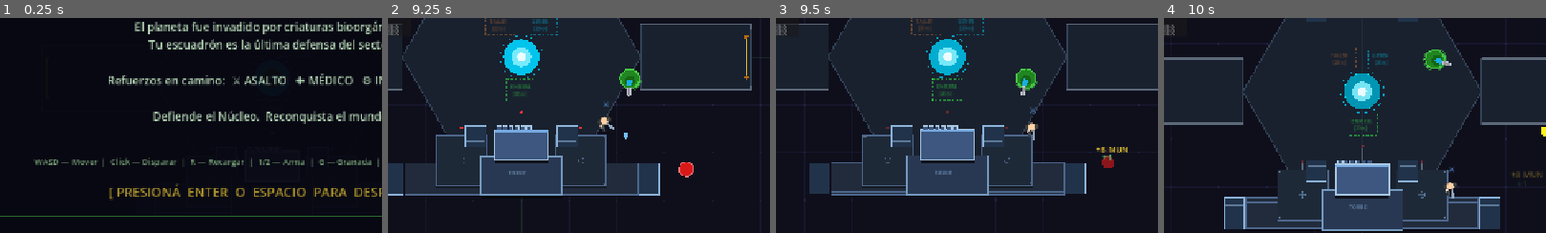
Above: before the commit, frames 1-4 (left to right).
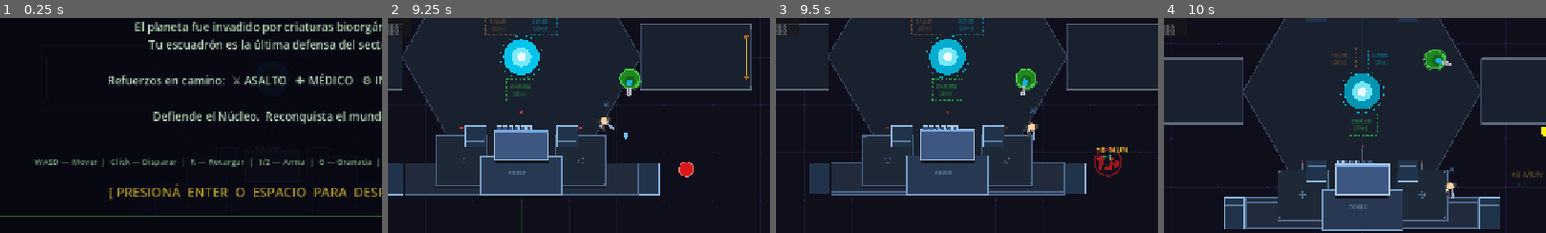
Above: after the commit, the same moments.

Repository: enriquecordero/last-colony
Game: Godot game, scene res://scenes/main.tscn
Same seed, same stepped clock (60 frames per second), same inputs: the game is played once before the commit and once after it. This scene is started directly instead of the project's main scene.
Inputs (mouse positions are % of the whole screen's width and height, from its top left):
- Up to frame 1 (0.25 s): no input
- Up to frame 2 (9.25 s): tap Enter at 0.5, 1.35 s; move the mouse to (72, 45) at 0.52 s; hold Right (ui_right) 0.53-1.28 s; tap R at 0.6 s; click (72, 45) at 0.67 s; tap Space at 0.77, 1.52, 3.02, 3.77, 4.52, 6.02, 6.77, 7.52, 9.02 s; move the mouse to (30, 55) at 1.27 s; hold Down (ui_down) 1.28-2.03 s; move the mouse to (60, 28) at 2.02 s; hold Right (ui_right) 2.03-2.78 s; tap Keypad Enter at 2.1 s; move the mouse to (45, 70) at 2.77 s; hold Up (ui_up) 2.78-3.53 s; tap B at 2.85 s; click (45, 70) at 2.92 s; move the mouse to (80, 65) at 3.52 s; hold Left (ui_left) 3.53-5.03 s; tap T at 3.6 s; move the mouse to (20, 35) at 4.27 s; tap N at 4.35 s; move the mouse to (55, 50) at 5.02 s; hold Down (ui_down) 5.03-5.78 s; tap M at 5.1 s; click (55, 50) at 5.17 s; move the mouse to (35, 25) at 5.77 s; hold Right (ui_right) 5.78-6.53 s; tap F at 5.85 s; move the mouse to (72, 45) at 6.52 s; hold Up (ui_up) 6.53-7.28 s; tap Q at 6.6 s; move the mouse to (30, 55) at 7.27 s; hold Right (ui_right) 7.28-8.03 s; tap G at 7.35 s; click (30, 55) at 7.42 s; move the mouse to (60, 28) at 8.02 s; hold Down (ui_down) 8.03-8.78 s; tap 4 at 8.1 s; move the mouse to (45, 70) at 8.77 s; hold Left (ui_left) from 8.78 s (still down); tap 5 at 8.85 s
- Up to frame 3 (9.5 s): keep holding Left (ui_left)
- Up to frame 4 (10 s): move the mouse to (80, 65) at 9.52 s; release Left (ui_left) at 9.53 s; hold Up (ui_up) from 9.53 s (still down); tap 6 at 9.6 s; click (80, 65) at 9.67 s; tap Space at 9.77 s
The pictures show only the part of the screen within x 14-64%, y 36-86%; the shares and areas given below are measured in that part.

Frames 1-2 are identical in both runs. In frame 3, 0.5% of the frame differs, in the area x 83-91%, y 60-75%; in frame 4, nothing differs.
Error in both runs: Cannot call method 'queue_free' on a null value. (res://scripts/main.gd:398)

Commit message:
Visual juice: hit sparks, upgraded death effects, scaled screen shake
- death_effect: ring flash + 12 flying sparks, size scales with enemy HP
  (larva=1x, blindado=2x, boss=3x)
- hit_spark: 6-line starburst at every bullet impact point
- bullet: spawns hit_spark on contact
- main: shake scales with enemy weight (larva=1.2, blindado=2.8, boss=5.0)

Co-Authored-By: Claude Sonnet 4.6 <noreply@anthropic.com>

Diff:
--- a/scripts/bullet.gd
+++ b/scripts/bullet.gd
@@ -1,6 +1,7 @@
 extends Area2D
 
 const BASE_SPEED = 650.0
+const HitSpark   = preload("res://scripts/hit_spark.gd")
 
 var direction: Vector2 = Vector2.RIGHT
 var lifetime:  float   = 2.5
@@ -26,4 +27,8 @@
 func _on_body_entered(body: Node) -> void:
 	if body.has_method("take_damage"):
 		body.take_damage(damage)
+		var spark        := HitSpark.new()
+		spark.global_position = global_position
+		spark._color     = bcolor
+		get_parent().add_child(spark)
 	queue_free()
--- a/scripts/death_effect.gd
+++ b/scripts/death_effect.gd
@@ -1,15 +1,50 @@
 extends Node2D
 
-var _color: Color = Color(0.85, 0.1, 0.1)
-var _t:     float = 0.0
+var _color:   Color = Color(0.85, 0.1, 0.1)
+var _scale_f: float = 1.0   # 1=larva, 2=blindado, 3=boss
+
+const SPARKS := 12
+var _particles: Array = []
+var _t: float = 0.0
+
+func _ready() -> void:
+	for i in SPARKS:
+		var angle := randf() * TAU
+		var speed := randf_range(70.0, 220.0) * _scale_f
+		_particles.append({
+			"pos":  Vector2.ZERO,
+			"vel":  Vector2(cos(angle), sin(angle)) * speed,
+			"size": randf_range(2.5, 5.5) * _scale_f,
+			"life": randf_range(0.25, 0.55),
+		})
 
 func _process(delta: float) -> void:
-	_t = minf(_t + delta * 2.8, 1.0)
+	_t += delta
+	for p in _particles:
+		p["pos"] += p["vel"] * delta
+		p["vel"]  = p["vel"].lerp(Vector2.ZERO, delta * 5.5)
 	queue_redraw()
-	if _t >= 1.0:
+	if _t > 0.65:
 		queue_free()
 
 func _draw() -> void:
-	var r := lerpf(4.0, 28.0, _t)
-	var c := Color(_color.r, _color.g, _color.b, lerpf(0.85, 0.0, _t))
-	draw_circle(Vector2.ZERO, r, c)
+	# Ring flash
+	var ring_pct := minf(_t / 0.18, 1.0)
+	var ring_r   := lerpf(3.0, 38.0 * _scale_f, ring_pct)
+	var ring_a   := lerpf(1.0, 0.0, ring_pct)
+	draw_arc(Vector2.ZERO, ring_r, 0, TAU, 28,
+		Color(_color.r, _color.g, _color.b, ring_a), 3.5 * _scale_f)
+
+	# Core white flash
+	if _t < 0.08:
+		var fa := lerpf(1.0, 0.0, _t / 0.08)
+		draw_circle(Vector2.ZERO, 12.0 * _scale_f, Color(1.0, 1.0, 0.9, fa))
+
+	# Flying sparks
+	for p in _particles:
+		var age := minf(_t / p["life"], 1.0)
+		var a   := lerpf(0.95, 0.0, age)
+		if a <= 0.0:
+			continue
+		draw_circle(p["pos"], p["size"] * (1.0 - age * 0.5),
+			Color(_color.r, _color.g, _color.b, a))
--- /dev/null
+++ b/scripts/hit_spark.gd
@@ -0,0 +1,24 @@
+extends Node2D
+
+var _color: Color = Color(1.0, 0.95, 0.1)
+var _t:     float = 0.0
+
+const LINES := 6
+
+func _process(delta: float) -> void:
+	_t += delta * 9.0
+	queue_redraw()
+	if _t >= 1.0:
+		queue_free()
+
+func _draw() -> void:
+	var alpha := lerpf(1.0, 0.0, _t)
+	for i in LINES:
+		var angle  := (TAU / LINES) * i
+		var len    := lerpf(9.0, 2.0, _t)
+		var origin := Vector2(cos(angle), sin(angle)) * 3.0
+		var tip    := Vector2(cos(angle), sin(angle)) * (3.0 + len)
+		draw_line(origin, tip, Color(_color.r, _color.g, _color.b, alpha), 1.8)
+	# Central dot
+	draw_circle(Vector2.ZERO, lerpf(3.5, 0.5, _t),
+		Color(1.0, 1.0, 0.9, alpha * 0.9))
--- a/scripts/main.gd
+++ b/scripts/main.gd
@@ -1195,7 +1195,14 @@
 	_killed += 1
 	_hud.update_kills(_kills)
 	_hud.update_enemy_progress(_killed, _wave_total)
-	_spawn_death_effect(e.global_position, e.body_color)
+	var mhp: int = int(e.get("max_hp") if e.get("max_hp") != null else 10)
+	var ef_scale := 1.0
+	var shk      := 1.2
+	if   mhp >= 400: ef_scale = 3.0; shk = 5.0
+	elif mhp >= 120: ef_scale = 2.0; shk = 2.8
+	elif mhp >= 40:  ef_scale = 1.4; shk = 1.8
+	shake(shk)
+	_spawn_death_effect(e.global_position, e.body_color, ef_scale)
 	var raw    = e.get("max_hp")
 	var scrap := clampi(int(float(int(raw)) / 10.0), 1, 5) if raw != null else 1
 	_biomasa  += scrap
@@ -1222,10 +1229,11 @@
 	SoundManager.play("death")
 	shake(1.5)
 
-func _spawn_death_effect(pos: Vector2, color: Color) -> void:
-	var ef      = DeathEffect.new()
-	ef.position = pos
-	ef._color   = color
+func _spawn_death_effect(pos: Vector2, color: Color, scale_f: float = 1.0) -> void:
+	var ef         = DeathEffect.new()
+	ef.position    = pos
+	ef._color      = color
+	ef._scale_f    = scale_f
 	add_child(ef)
 
 func _spawn_scrap_text(pos: Vector2, amount: int) -> void:
